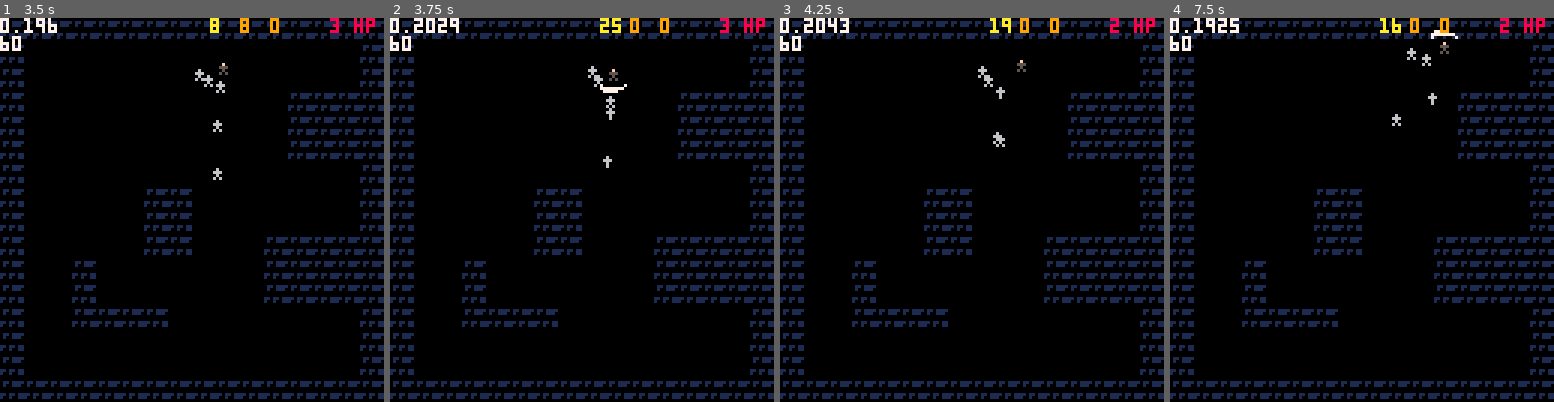
Above: before the commit, frames 1-4 (left to right).
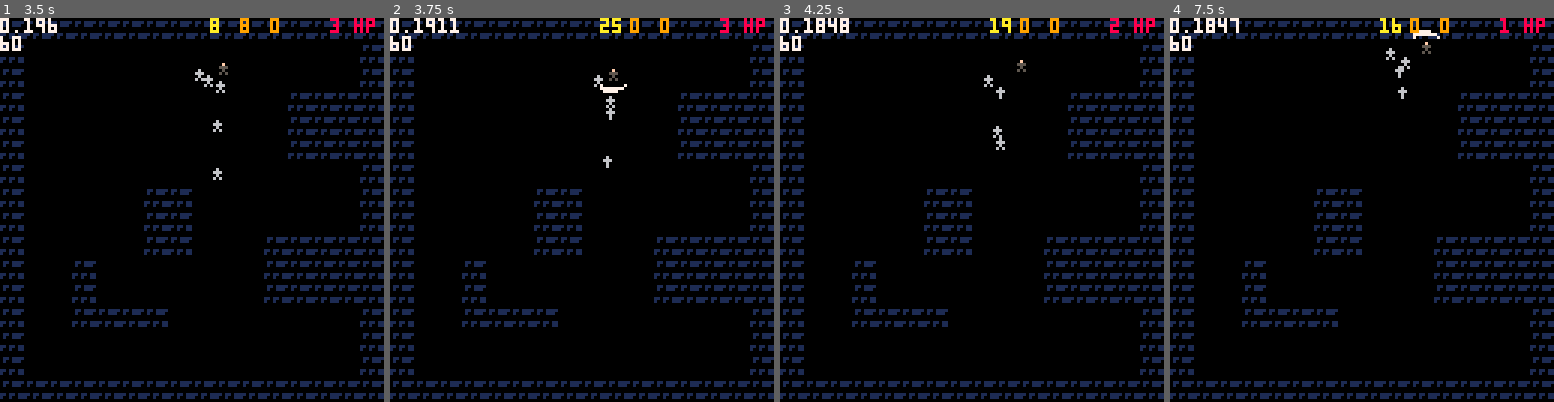
Above: after the commit, the same moments.

Repository: ironchestgames/pico-8-carts
Game: PICO-8 cartridge epicevilender.p8
Same seed, same stepped clock (60 frames per second), same inputs: the game is played once before the commit and once after it.
Inputs:
- Up to frame 1 (3.5 s): tap X (X key) at 0.33, 1.07, 1.85, 2.97 s; tap O (Z key) at 0.7, 1.7, 2.1, 2.5, 2.9, 3.3 s; hold Right 1.6-2.1 s; hold Up 2.15-2.42 s; hold Right 2.47-3.03 s; hold Left from 3.08 s (still down)
- Up to frame 2 (3.75 s): release Left at 3.58 s; hold Down from 3.63 s (still down); tap O (Z key) at 3.7 s
- Up to frame 3 (4.25 s): release Down at 3.97 s; hold Right from 4.02 s (still down); tap X (X key) at 4.08 s; tap O (Z key) at 4.1 s
- Up to frame 4 (7.5 s): tap O (Z key) every 0.4 s from 4.5 to 7.3 s; release Right at 4.68 s; hold Up 4.73-5.03 s; hold Left 5.08-5.68 s; tap X (X key) at 5.2, 6.32, 7.43 s; hold Down 5.73-6.03 s; hold Right 6.08-6.58 s; hold Right 6.63-7.13 s; hold Up 7.18-7.45 s

Frame 1 is identical in both runs. In frame 2, 0.2% of the frame differs, in the area x 6-54%, y 0-16%; in frame 3, 0.2%; in frame 4, 0.7%, in the area x 9-89%, y 0-29%.

Commit message:
epicevilender - added targetcount to attacks

Diff:
--- a/epicevilender.p8
+++ b/epicevilender.p8
@@ -317,6 +317,7 @@
     isknockback=true,
     knockbackangle=user.a,
     damage=1,
+    targetcount=1000,
    }))
 
    -- add vfx
@@ -366,6 +367,7 @@
     dx=cos(user.a)*2,
     dy=sin(user.a)*2,
     damage=2,
+    targetcount=1,
     -- todo: add effect
    }))
 
@@ -659,6 +661,7 @@
       isknockback=true,
       knockbackangle=a,
       damage=1,
+      targetcount=1000,
      }))
 
      enemy.ai.state='idling'
@@ -713,9 +716,7 @@
       isaabbscolliding(attack,actor) then
 
     -- remove attack
-    -- note: if attack has several hits,
-    --       maybe just use one attack per hit?
-    attack.removeme=true
+    attack.targetcount-=1
 
     -- knockback effect
     if attack.isknockback then
@@ -810,7 +811,8 @@
  for attack in all(attacks) do
   if attack.state_counter != nil then
    attack.state_counter-=1
-   if attack.state_counter <= 0 then
+   if attack.state_counter <= 0 or
+      attack.targetcount <= 0 then
     attack.removeme=true
    end
   end
